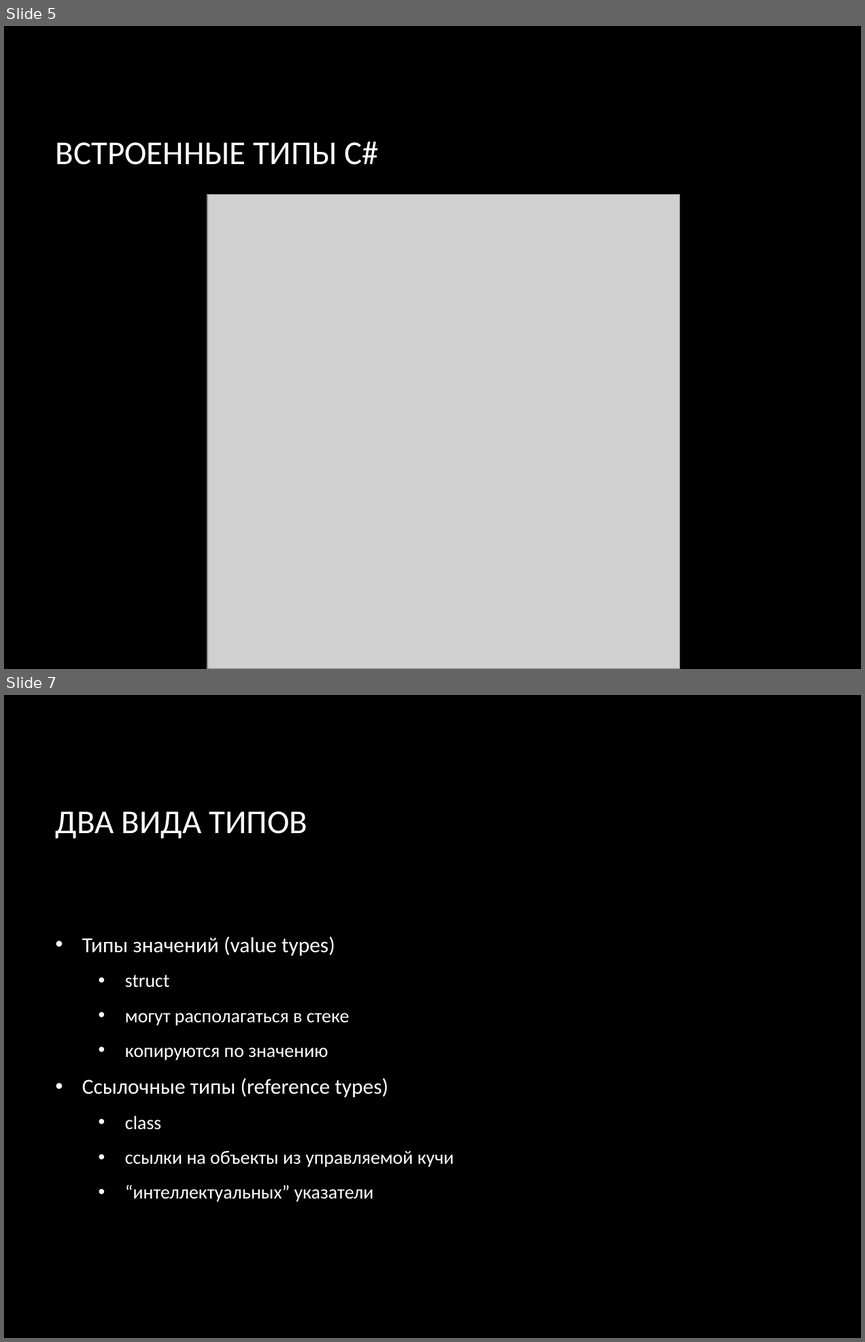
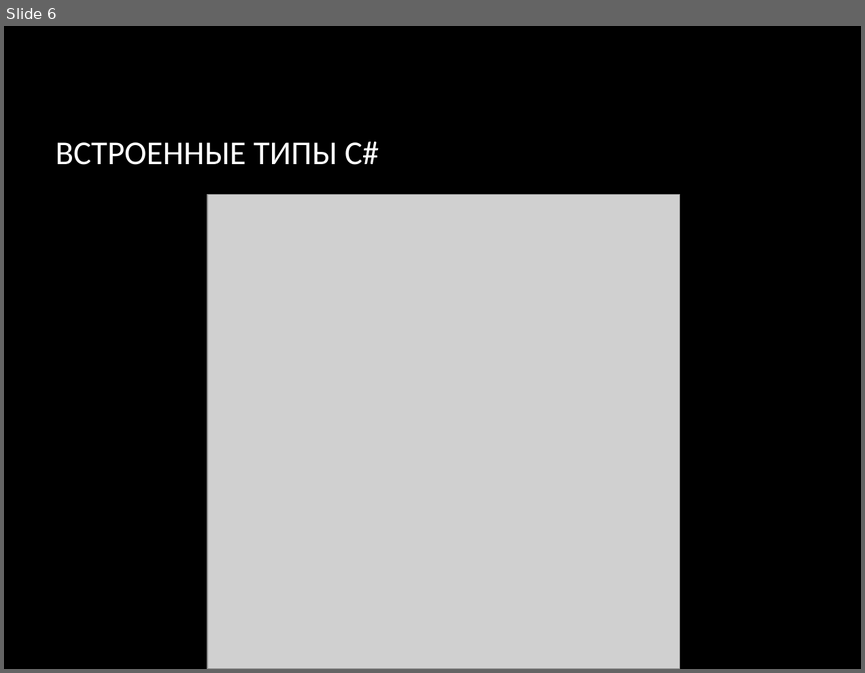
Before and after one commit to SunJohnson/Study, a slide deck: College/OP_09/2022-2/lectures/Лекция 2 Основы C#.pptx. Shown one above the other, each under a label of ours: slides 5 and 7 before the commit, slide 6 after it; the slides between them are not shown. The pictures are 865x1342 and 865x673 pixels, drawn with LibreOffice and Linux fonts; fonts in the diff are those of the drawing; grey boxes stand for pictures; background and template pictures are left out. Boxes give left, top, right and bottom in pixels: in the first picture for what was removed or moved away, otherwise in the second. Text is boxed around its words. In the diff, an @@ line names an element or a change of style, - is before the commit and + after.

```diff
--- a/College/OP_09/2022-2/lectures/Лекция 2 Основы C#.pptx
+++ b/College/OP_09/2022-2/lectures/Лекция 2 Основы C#.pptx
@@ slide 7 removed at [4, 695, 861, 1338], background picture (left out) @@
@@ title removed at [56, 811, 308, 838] @@
-ДВА ВИДА ТИПОВ
@@ text removed at [82, 936, 454, 1202] @@
-• Типы значений (value types)
-  • struct
-  • могут располагаться в стеке
-  • копируются по значению
-• Ссылочные типы (reference types)
-  • class
-  • ссылки на объекты из управляемой кучи
-  • “интеллектуальных” указатели
@@ what was slide 5 is now slide 6 @@
```
Also in this commit, not shown: 8 slides changed, 13 slides added, 5 other slides removed.
